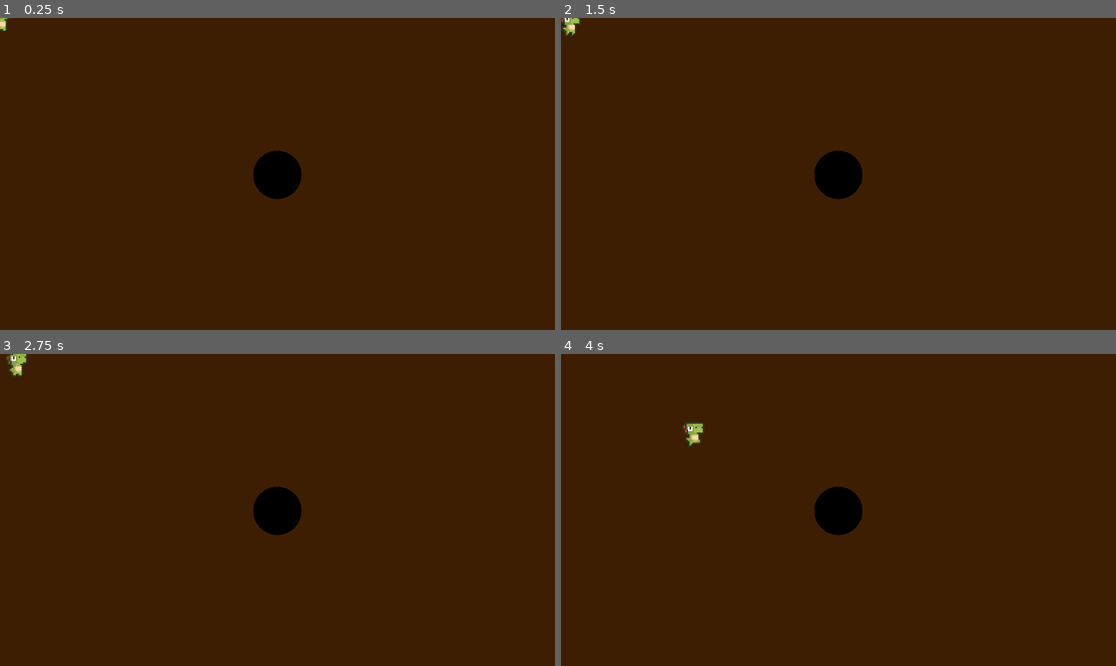
Above: before the commit, frames 1-4 (two rows, left to right).
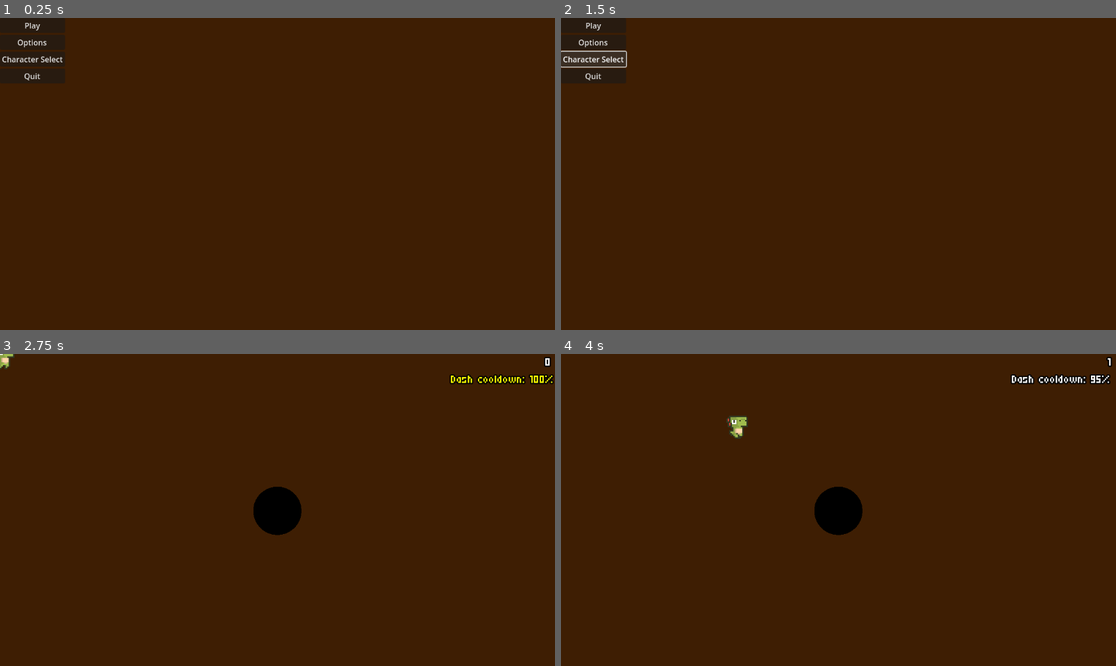
Above: after the commit, the same moments.

Repository: LatvianCow-eng/BlackholeGame
Game: Godot game, scene res://Main.tscn
Two runs of this game, one before a commit and one after it. Both use one fixed random seed, a clock stepped at 60 frames per second and the inputs below. Before the commit the project starts from res://game.tscn.
Inputs (mouse positions are in pixels of both pictures, inside the frame that each line leads up to):
- Up to frame 1 (0.25 s): no input
- Up to frame 2 (1.5 s): click (594, 42) at 0.5 s, where only the run after the commit has a clickable "Options"; click (594, 58) at 1.25 s, where only the run after the commit has a clickable "Character Select"
- Up to frame 3 (2.75 s): click (33, 360) at 2 s, where only the run after the commit has a clickable "Play"
- Up to frame 4 (4 s): tap Enter at 2.75 s; hold D (move_right) 2.78-3.53 s; tap Space (Dash, bound only after the commit) at 2.85, 3.6 s; hold S (move_down) from 3.53 s (still down)

The runs differ from the first frame. In frame 1, 1.4% of the frame differs, in the area x 0-55%, y 0-59%; in frame 2, 2.0%; in frame 3, 0.8%; in frame 4, 0.9%.

Commit message:
added dashing, score appearence improved

Diff:
--- a/Global.gd
+++ b/Global.gd
@@ -1,3 +1,9 @@
 extends Node
 
 var blackhole_sprite : Sprite2D
+
+var loss = false
+
+var score = 0
+
+var dash_time_left = 0
--- /dev/null
+++ b/Main.tscn
@@ -0,0 +1,41 @@
+[gd_scene load_steps=2 format=3 uid="uid://b146vpvr27ws4"]
+
+[ext_resource type="Script" uid="uid://cqtm4n2pi7d6j" path="res://main.gd" id="1_glv2v"]
+
+[node name="Control" type="Control"]
+layout_mode = 3
+anchors_preset = 15
+anchor_right = 1.0
+anchor_bottom = 1.0
+grow_horizontal = 2
+grow_vertical = 2
+script = ExtResource("1_glv2v")
+
+[node name="MarginContainer" type="MarginContainer" parent="."]
+layout_mode = 0
+offset_right = 40.0
+offset_bottom = 40.0
+
+[node name="VBoxContainer" type="VBoxContainer" parent="MarginContainer"]
+layout_mode = 2
+
+[node name="Play" type="Button" parent="MarginContainer/VBoxContainer"]
+layout_mode = 2
+text = "Play"
+
+[node name="options" type="Button" parent="MarginContainer/VBoxContainer"]
+layout_mode = 2
+text = "Options"
+
+[node name="Character_select" type="Button" parent="MarginContainer/VBoxContainer"]
+layout_mode = 2
+text = "Character Select"
+
+[node name="Quit" type="Button" parent="MarginContainer/VBoxContainer"]
+layout_mode = 2
+text = "Quit"
+
+[connection signal="pressed" from="MarginContainer/VBoxContainer/Play" to="." method="_on_play_pressed"]
+[connection signal="pressed" from="MarginContainer/VBoxContainer/options" to="." method="_on_options_pressed"]
+[connection signal="pressed" from="MarginContainer/VBoxContainer/Character_select" to="." method="_on_character_select_pressed"]
+[connection signal="pressed" from="MarginContainer/VBoxContainer/Quit" to="." method="_on_quit_pressed"]
--- a/area_2d.gd
+++ b/area_2d.gd
@@ -3,4 +3,4 @@
 @export var bh : Sprite2D
 
 func _process(delta):
-	scale = bh.scale - Vector2(0.05, 0.05)
+	pass
--- /dev/null
+++ b/dash_timer.gd
@@ -0,0 +1,4 @@
+extends Timer
+
+func _process(delta):
+	Global.dash_time_left = time_left
--- /dev/null
+++ b/dash_tracker.gd
@@ -0,0 +1,9 @@
+extends Label
+
+
+func _process(delta):
+	text = "Dash cooldown: " + str(100 - roundi(Global.dash_time_left * 100)) + "%"
+	if Global.dash_time_left == 0:
+		self_modulate = Color(1.0, 1.0, 0.0)
+	else:
+		self_modulate = Color(1.0, 1.0, 1.0)
--- a/game.gd
+++ b/game.gd
@@ -7,12 +7,18 @@
 
 func new_game():
 	$rock_spawner.start()
+	$score_timer.start()
 
 func _on_rock_spawner_timeout():
-	var summon = rock.instantiate()
+	if !Global.loss:
+		var summon = rock.instantiate()
 
-	var summon_spawn_location = $SpawnPath/SpawnPathProgress
-	summon_spawn_location.progress_ratio = randf()
-	summon.position = summon_spawn_location.position
+		var summon_spawn_location = $SpawnPath/SpawnPathProgress
+		summon_spawn_location.progress_ratio = randf()
+		summon.position = summon_spawn_location.position
 
-	add_child(summon)
+		add_child(summon)
+
+func _on_score_timer_timeout():
+	if !Global.loss:
+		Global.score += 1
--- a/game.tscn
+++ b/game.tscn
@@ -1,11 +1,16 @@
-[gd_scene load_steps=21 format=3 uid="uid://cbh6equa7imuh"]
+[gd_scene load_steps=28 format=3 uid="uid://cbh6equa7imuh"]
 
 [ext_resource type="Script" uid="uid://17hx0mu02xm1" path="res://game.gd" id="1_7jktm"]
 [ext_resource type="Script" uid="uid://bdfb7fg70dirn" path="res://player.gd" id="1_e2o6t"]
 [ext_resource type="Texture2D" uid="uid://huxrmuw0lco4" path="res://DinoSprites - vita.png" id="2_feb5d"]
 [ext_resource type="Texture2D" uid="uid://bvxbasy7mow2" path="res://Blackhole.png" id="3_feb5d"]
 [ext_resource type="Script" uid="uid://ci5m4il58nfr7" path="res://area_2d.gd" id="4_fc0e3"]
+[ext_resource type="Script" uid="uid://q05bcmfnnh2" path="res://dash_timer.gd" id="4_hve3p"]
 [ext_resource type="Script" uid="uid://c35a2tih168ju" path="res://blackhole.gd" id="5_ryrav"]
+[ext_resource type="Script" uid="uid://d234nlbqbg5ji" path="res://score.gd" id="7_eow3j"]
+[ext_resource type="FontFile" uid="uid://22gvvdy8n8re" path="res://Micro5-Regular.ttf" id="7_j5wjh"]
+[ext_resource type="FontFile" uid="uid://185h1hksvn6b" path="res://Micro5-Regular2.ttf" id="9_mfdv2"]
+[ext_resource type="Script" uid="uid://cuyphw60pc4n7" path="res://dash_tracker.gd" id="10_mfdv2"]
 
 [sub_resource type="AtlasTexture" id="AtlasTexture_fc0e3"]
 atlas = ExtResource("2_feb5d")
@@ -22,6 +27,10 @@
 [sub_resource type="AtlasTexture" id="AtlasTexture_eow3j"]
 atlas = ExtResource("2_feb5d")
 region = Rect2(72, 0, 24, 24)
+
+[sub_resource type="AtlasTexture" id="AtlasTexture_7sc4i"]
+atlas = ExtResource("2_feb5d")
+region = Rect2(384, 0, 24, 24)
 
 [sub_resource type="AtlasTexture" id="AtlasTexture_j5wjh"]
 atlas = ExtResource("2_feb5d")
@@ -65,6 +74,14 @@
 "loop": true,
 "name": &"Idle",
 "speed": 5.0
+}, {
+"frames": [{
+"duration": 1.0,
+"texture": SubResource("AtlasTexture_7sc4i")
+}],
+"loop": true,
+"name": &"Loss",
+"speed": 0.0
 }, {
 "frames": [{
 "duration": 1.0,
@@ -103,25 +120,33 @@
 }
 point_count = 5
 
+[sub_resource type="LabelSettings" id="LabelSettings_vef74"]
+font = ExtResource("9_mfdv2")
+font_size = 32
+outline_size = 10
+outline_color = Color(0, 0, 0, 1)
+
 [node name="Game" type="Node2D"]
 script = ExtResource("1_7jktm")
 
-[node name="Player" type="CharacterBody2D" parent="." node_paths=PackedStringArray("bh")]
+[node name="Player" type="CharacterBody2D" parent="."]
 z_index = 1
 scale = Vector2(3, 3)
 script = ExtResource("1_e2o6t")
-bh = NodePath("../Blackhole")
 
 [node name="anim" type="AnimatedSprite2D" parent="Player"]
 unique_name_in_owner = true
 sprite_frames = SubResource("SpriteFrames_215e1")
 animation = &"Walking"
 autoplay = "Idle"
-frame_progress = 0.286645
 
 [node name="CollisionShape2D" type="CollisionShape2D" parent="Player"]
 position = Vector2(0, 1)
 shape = SubResource("CapsuleShape2D_7sc4i")
+
+[node name="Dash timer" type="Timer" parent="Player"]
+one_shot = true
+script = ExtResource("4_hve3p")
 
 [node name="Blackhole" type="Sprite2D" parent="."]
 z_index = 2
@@ -131,6 +156,7 @@
 script = ExtResource("5_ryrav")
 
 [node name="Area2D" type="Area2D" parent="Blackhole" node_paths=PackedStringArray("bh")]
+scale = Vector2(0.95, 0.95)
 script = ExtResource("4_fc0e3")
 bh = NodePath("..")
 
@@ -147,5 +173,32 @@
 process_callback = 0
 wait_time = 5.0
 
+[node name="score_timer" type="Timer" parent="."]
+
+[node name="score" type="Label" parent="."]
+z_index = 4
+offset_left = 960.0
+offset_right = 1144.0
+offset_bottom = 33.0
+theme_override_fonts/font = ExtResource("7_j5wjh")
+theme_override_font_sizes/font_size = 1
+label_settings = SubResource("LabelSettings_vef74")
+horizontal_alignment = 2
+script = ExtResource("7_eow3j")
+
+[node name="dash_tracker" type="Label" parent="."]
+z_index = 4
+offset_left = 936.0
+offset_top = 36.0
+offset_right = 1120.0
+offset_bottom = 69.0
+theme_override_fonts/font = ExtResource("7_j5wjh")
+theme_override_font_sizes/font_size = 1
+label_settings = SubResource("LabelSettings_vef74")
+horizontal_alignment = 2
+script = ExtResource("10_mfdv2")
+
+[connection signal="timeout" from="Player/Dash timer" to="Player" method="_on_dash_timer_timeout"]
 [connection signal="body_entered" from="Blackhole/Area2D" to="Player" method="_on_area_2d_body_entered"]
 [connection signal="timeout" from="rock_spawner" to="." method="_on_rock_spawner_timeout"]
+[connection signal="timeout" from="score_timer" to="." method="_on_score_timer_timeout"]
--- /dev/null
+++ b/main.gd
@@ -0,0 +1,18 @@
+extends Control
+
+
+
+func _on_play_pressed():
+	get_tree().change_scene_to_file("res://game.tscn")
+
+
+func _on_options_pressed() -> void:
+	pass # Replace with function body.
+
+
+func _on_character_select_pressed() -> void:
+	pass # Replace with function body.
+
+
+func _on_quit_pressed() -> void:
+	get_tree().quit()
--- a/player.gd
+++ b/player.gd
@@ -1,44 +1,69 @@
 extends CharacterBody2D
-
-@export var bh : Sprite2D
-@export var bh_area : Area2D
 
 var speed := 300
 
+var dash_goal : Vector2
+var dashing = false
+var dash_ready = true
+
+var bh : Sprite2D
+
 func _physics_process(delta):
-	blackhole_pull()
-	var direction = Input.get_vector("move_left", "move_right", "move_up", "move_down")
-	if direction:
+	bh = Global.blackhole_sprite
+	if !Global.loss:
+		blackhole_pull()
+		var direction = Input.get_vector("move_left", "move_right", "move_up", "move_down")
+		if Input.is_action_just_pressed("Dash"):
+			if !dashing and dash_ready:
+				velocity.x = move_toward(velocity.x, 0, speed)
+				velocity.y = move_toward(velocity.y, 0, speed)
+				dash_goal = position + direction * 200
+				dashing = true
 
-		#flip player
-		if direction.x > 0:
-			%anim.flip_h = false
-		elif direction.x < 0:
-			%anim.flip_h = true
+		if dashing:
+			%anim.speed_scale = 3
+			position += position.direction_to(dash_goal) * 15
+			if position.distance_to(dash_goal) < 20:
+				dashing = false
+				%anim.speed_scale = 1
+				dash_ready = false
+				$"Dash timer".start()
 
-		#move player
-		velocity = direction * speed
+		else:
+			if direction:
+				#flip player
+				if direction.x > 0:
+					%anim.flip_h = false
+				elif direction.x < 0:
+					%anim.flip_h = true
 
-		#animate player
-		if %anim.animation != "Walking":
-			%anim.animation = "Walking"
-	else:
-		#stop player
-		velocity.x = move_toward(velocity.x, 0, speed)
-		velocity.y = move_toward(velocity.y, 0, speed)
-		#animate player
-		if %anim.animation != "Idle":
-			%anim.animation = "Idle"
+				#move player
+				velocity = direction * speed
 
-	move_and_slide()
+				#animate player
+				if %anim.animation != "Walking" or "Dash":
+					%anim.animation = "Walking"
+			else:
+				#stop player
+				velocity.x = move_toward(velocity.x, 0, speed)
+				velocity.y = move_toward(velocity.y, 0, speed)
+				#animate player
+				if %anim.animation != "Idle" or "Dash":
+					%anim.animation = "Idle"
+
+			move_and_slide()
 
 func blackhole_pull():
 	position += position.direction_to(Vector2(bh.position.x, bh.position.y)) * bh.scale / 2
 
 func _on_area_2d_body_entered(body):
+	Global.loss = true
 	z_index = 3
-	for n in 500:
-		position += position.direction_to(Vector2(bh.position.x, bh.position.y)) * bh.scale / 2
+	%anim.animation = "Loss"
+	for n in 125:
 		await get_tree().create_timer(0.008).timeout
-		rotate(0.1)
-	print("You died!")
+		bh.scale += Vector2(0.05, 0.05)
+
+
+func _on_dash_timer_timeout():
+	dash_ready = true
--- a/project.godot
+++ b/project.godot
@@ -11,7 +11,7 @@
 [application]
 
 config/name="BlackholeSurvivalGame"
-run/main_scene="res://game.tscn"
+run/main_scene="uid://b146vpvr27ws4"
 config/features=PackedStringArray("4.4", "Forward Plus")
 config/icon="res://icon.svg"
 
@@ -53,6 +53,12 @@
 , Object(InputEventKey,"resource_local_to_scene":false,"resource_name":"","device":-1,"window_id":0,"alt_pressed":false …(186 unchanged characters)…
 ]
 }
+Dash={
+"deadzone": 0.2,
+"events": [Object(InputEventKey,"resource_local_to_scene":false,"resource_name":"","device":-1,"window_id":0,"alt_pressed":false,"shift_pressed":false,"ctrl_pressed":false,"meta_pressed":false,"pressed":false,"keycode":0,"physical_keycode":32,"key_label":0,"unicode":32,"location":0,"echo":false,"script":null)
+, Object(InputEventKey,"resource_local_to_scene":false,"resource_name":"","device":-1,"window_id":0,"alt_pressed":false,"shift_pressed":false,"ctrl_pressed":false,"meta_pressed":false,"pressed":false,"keycode":0,"physical_keycode":4194325,"key_label":0,"unicode":0,"location":0,"echo":false,"script":null)
+]
+}
 
 [rendering]
 
--- /dev/null
+++ b/score.gd
@@ -0,0 +1,38 @@
+extends Label
+
+var counter = 0
+var phase = 1
+
+var r = Color(1.0, 0.0, 0.0)
+var g = Color(0.0, 1.0, 0.0)
+var b = Color(0.0, 0.0, 1.0)
+var color = Color(1.0, 0.0, 0.0)
+var hype_color = Color(0.0, 0.0, 0.0)
+
+func _process(delta):
+	text = str(Global.score)
+
+	hype_color = Color(1.0, 1.0, 1.0, 0.0) - Color(0.002, 0.002, 0.002, 0.0) * Global.score
+	print(hype_color)
+
+	counter += 1
+	if phase == 1:
+		color = r + g * counter / 100
+	elif phase == 2:
+		color = r * (100 - counter) / 100  + g
+	elif phase == 3:
+		color = g + b * counter / 100
+	elif phase == 4:
+		color = g * (100 - counter) / 100  + b
+	elif phase == 5:
+		color = b + r * counter / 100
+	elif phase == 6:
+		color = b * (100 - counter) / 100  + r
+
+	if counter > 99:
+		counter = 0
+		phase += 1
+		if phase == 7:
+			phase = 1
+
+	self_modulate = color + hype_color
Binary file added: Micro5-Regular.ttf
Not shown, added: Micro5-Regular.ttf.import
Binary file added: Micro5-Regular2.ttf
Not shown, added: Micro5-Regular2.ttf.import
Not shown, added: dash_timer.gd.uid
Not shown, added: dash_tracker.gd.uid
Not shown, added: main.gd.uid
Not shown, added: score.gd.uid
